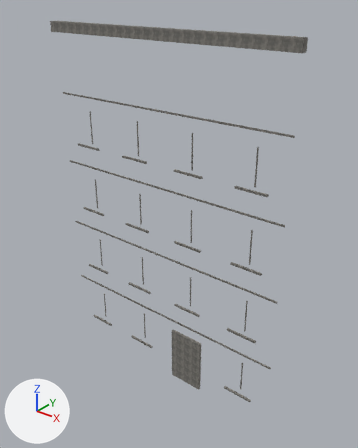
The OBJ model resources/blender/zombie_street/Street_BlockL4_Trim.obj as it was, and as the next commit left it.
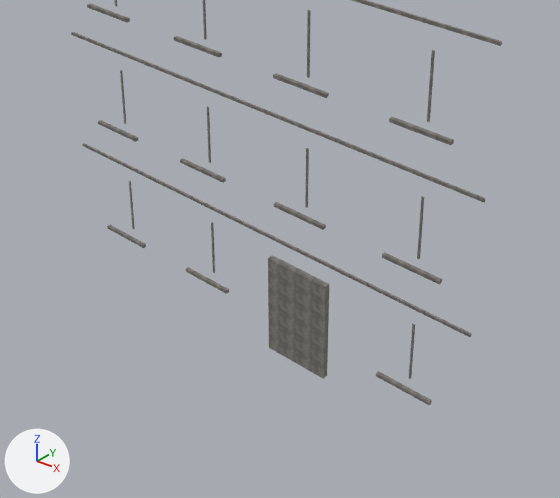
Old and new are each drawn whole from a camera (50 mm lens) standing at (12.33, -14.25, 16.4) and looking at (0.56, 0.46, 7.28) and again close up on the part from 11% to 88% of the width and 46% to 100% of the height. The axes (+X, +Y, +Z) are drawn at lower left. The lights are the same throughout. The first two pictures are the older version. Where no turn or scale is listed for an object, it has been applied to the vertices.

The first close-up shows 'Street_BlockL4_Trim'.
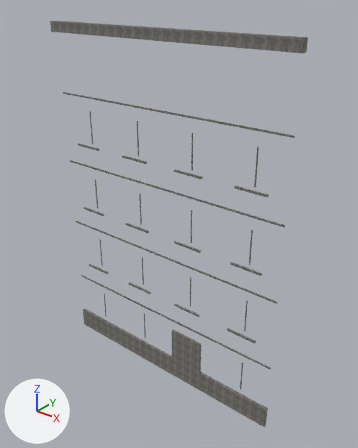
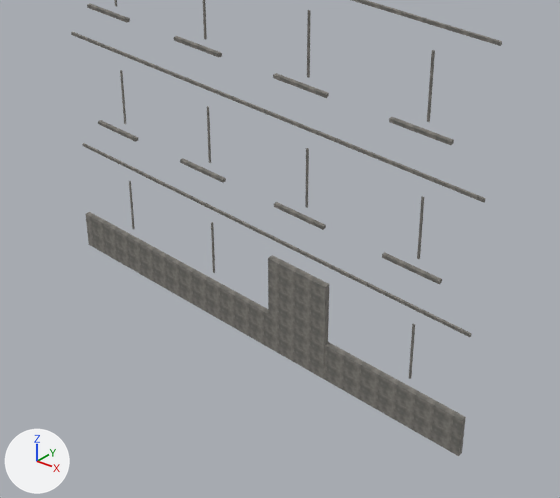
Edits to the scene script, one JSON object a line:
```json
{"block": "me_street_blockl4_trim", "where": "# used by ob_street_blockl4_trim; location = (0.0, 0.0, 0.0)"}
{"op": "remove", "block": "me_street_blockl4_trim", "code": "me_street_blockl4_trim.from_pydata(...)  # 288 vertices, 432 faces; spans x -5.7..5.7, y -0.3..0.2, z -0.5..15.0"}
{"op": "add", "block": "me_street_blockl4_trim", "code": "me_street_blockl4_trim.from_pydata(...)  # 296 vertices, 444 faces; spans x -5.7..5.7, y -0.3..0.2, z -0.5..15.0"}
{"block": "me_street_blockl4_trim", "change": "me_street_blockl4_trim part 1: a new loose piece, a box spanning x -5.66..5.66, y -0.13..0.0, z -0.52..0.48, in mat_trimstone (picture img_trimstone_png)"}
```

Where the change shows, as pixel boxes [x1, y1, x2, y2] in the close-ups (560 x 498 px):
```json
{"object": "Street_BlockL4_Trim", "change": "reshaped", "before": [71, 0, 502, 405], "after": [71, 0, 502, 456]}
{"part": 1, "of": "me_street_blockl4_trim", "change": "added", "after": [86, 212, 466, 456]}
```
